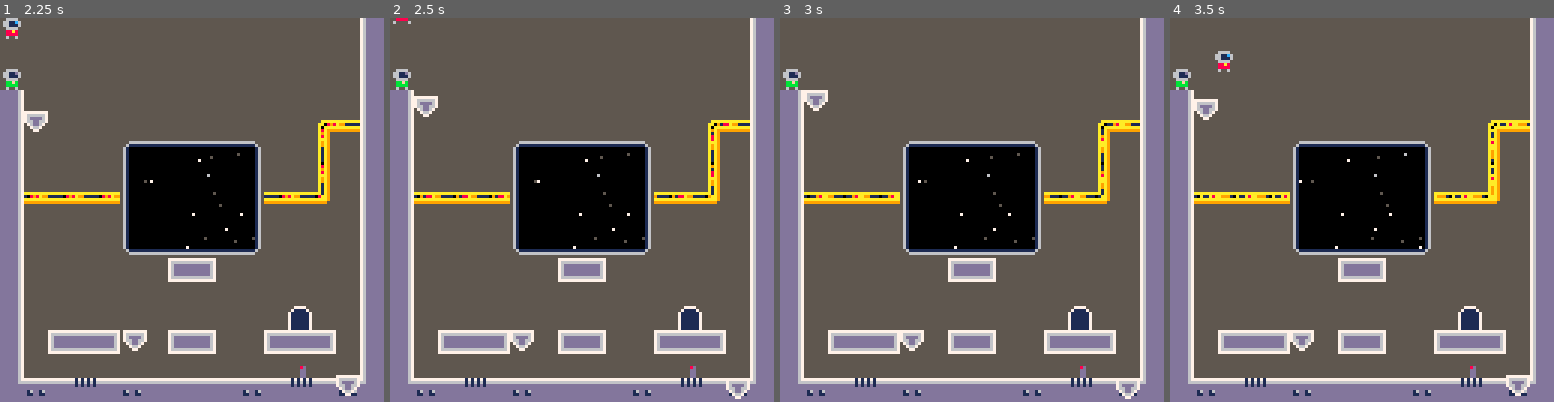
Above: before the commit, frames 1-4 (left to right).
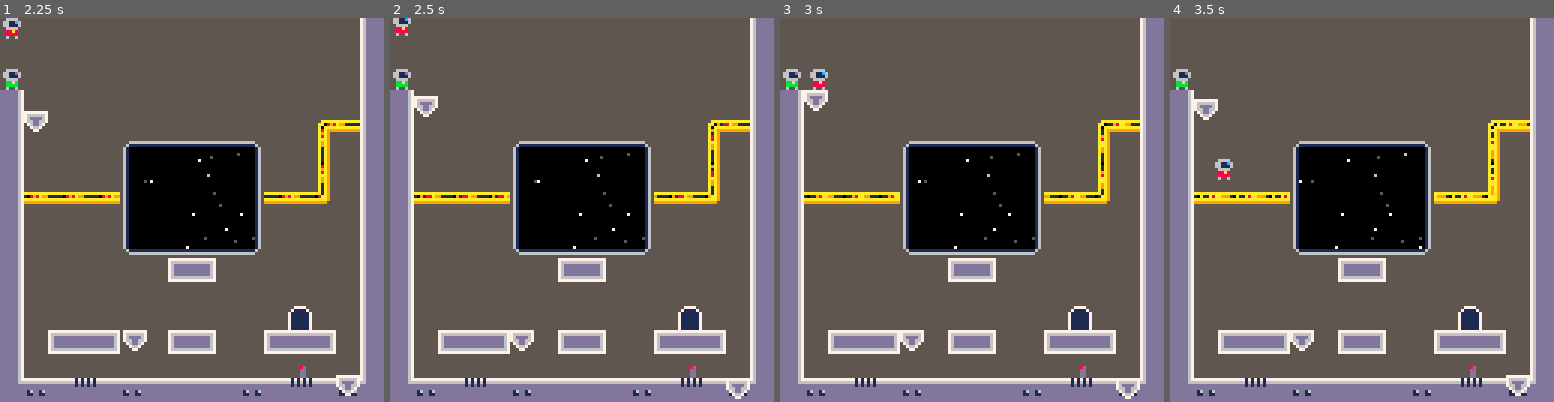
Above: after the commit, the same moments.

Repository: jgradim/gameoff-2020
Game: PICO-8 cartridge moonshot.p8
The game is run twice, just before and just after one commit, with the same random seed, the same clock (stepped at 60 frames per second) and the same inputs.
Inputs:
- Up to frame 1 (2.25 s): tap O (Z key) at 0.33, 1.07, 2.22 s; tap Down at 0.7 s; tap X (X key) at 1.43, 2.07 s; hold Up from 1.97 s (still down)
- Up to frame 2 (2.5 s): keep holding Up
- Up to frame 3 (3 s): release Up at 2.63 s; hold Right from 2.68 s (still down); tap X (X key) at 2.82 s
- Up to frame 4 (3.5 s): release Right at 3.02 s; hold Down from 3.07 s (still down)

Frame 1 is identical in both runs. In frame 2, 0.1% of the frame differs, in the area x 0-6%, y 0-5%; in frame 3, 0.2%; in frame 4, 0.4%, in the area x 11-17%, y 8-43%.

Commit message:
Disable key repeat

Diff:
--- a/moonshot.p8
+++ b/moonshot.p8
@@ -96,6 +96,9 @@
 ----------
 
 function _init()
+ --btnp never repeats
+ poke(0x5f5c, 255)
+
  --mechanics
  map(0,0)
  mcns=init_mechanics()
